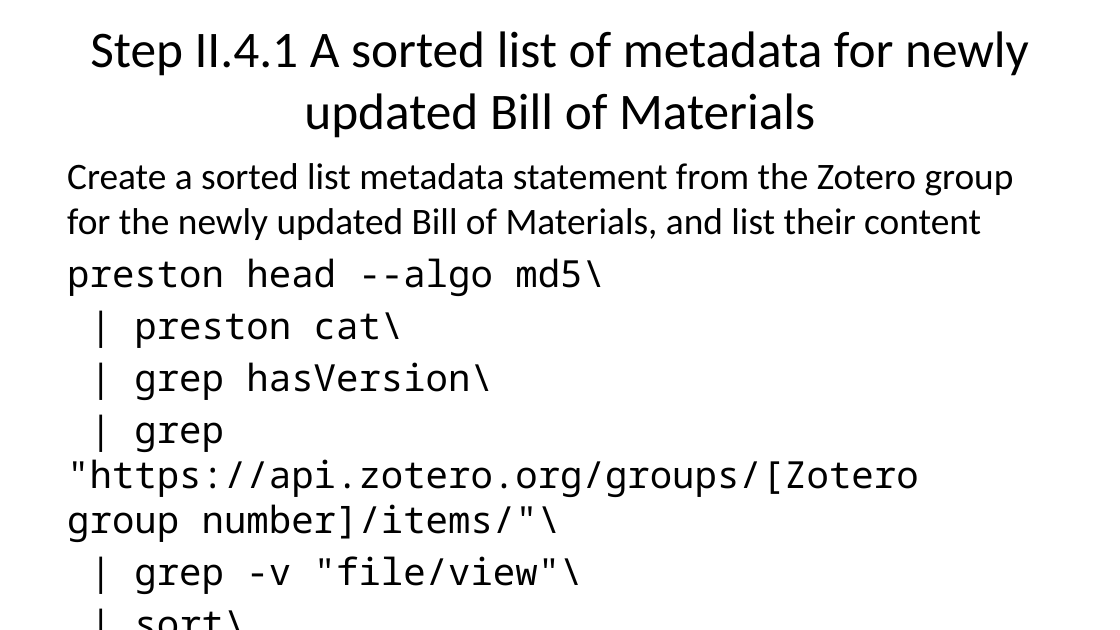
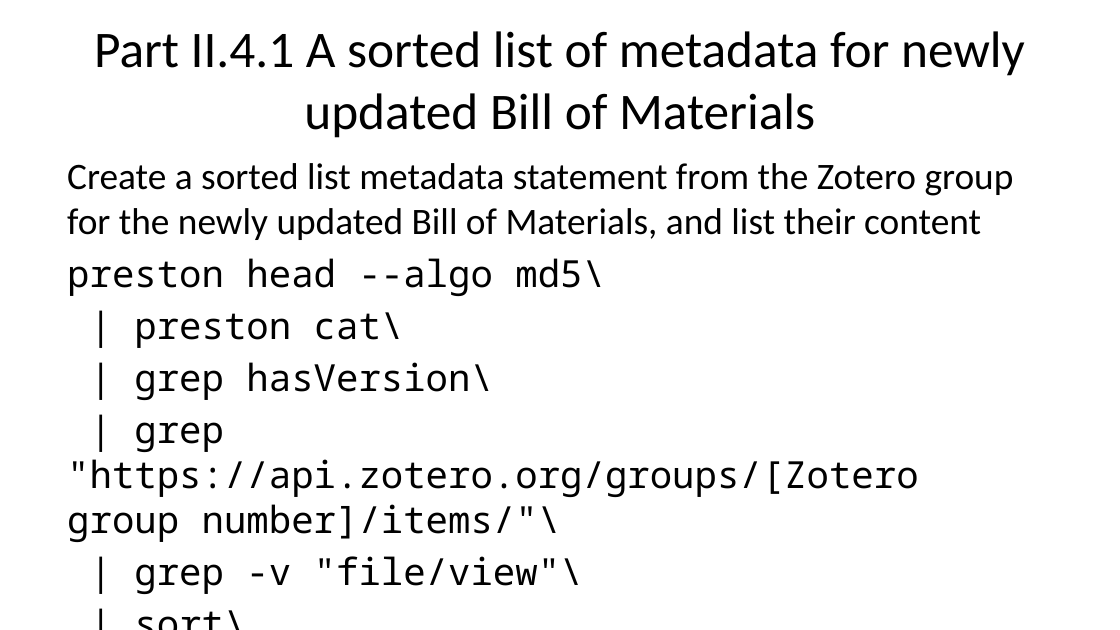
Before and after one commit to bat-literature/bat-literature.github.io, a slide deck: slide 27 of workshop.pptx. Drawn at 1120x630 pixels with LibreOffice and Linux fonts; fonts in the diff are those of the drawing. Boxes give left, top, right and bottom in pixels: in the first picture for what was removed or moved away, otherwise in the second. Text is boxed around its words. In the diff, an @@ line names an element or a change of style, - is before the commit and + after.

Commit message:
update workshop materials

```diff
--- a/workshop.pptx
+++ b/workshop.pptx
@@ title at (94, 31, 1025, 138): text changed @@
-Step II.4.1 A sorted list of metadata for newly updated Bill of Materials
+Part II.4.1 A sorted list of metadata for newly updated Bill of Materials
```
Also in this commit, not shown: 17 other slides changed, 3 other files.
